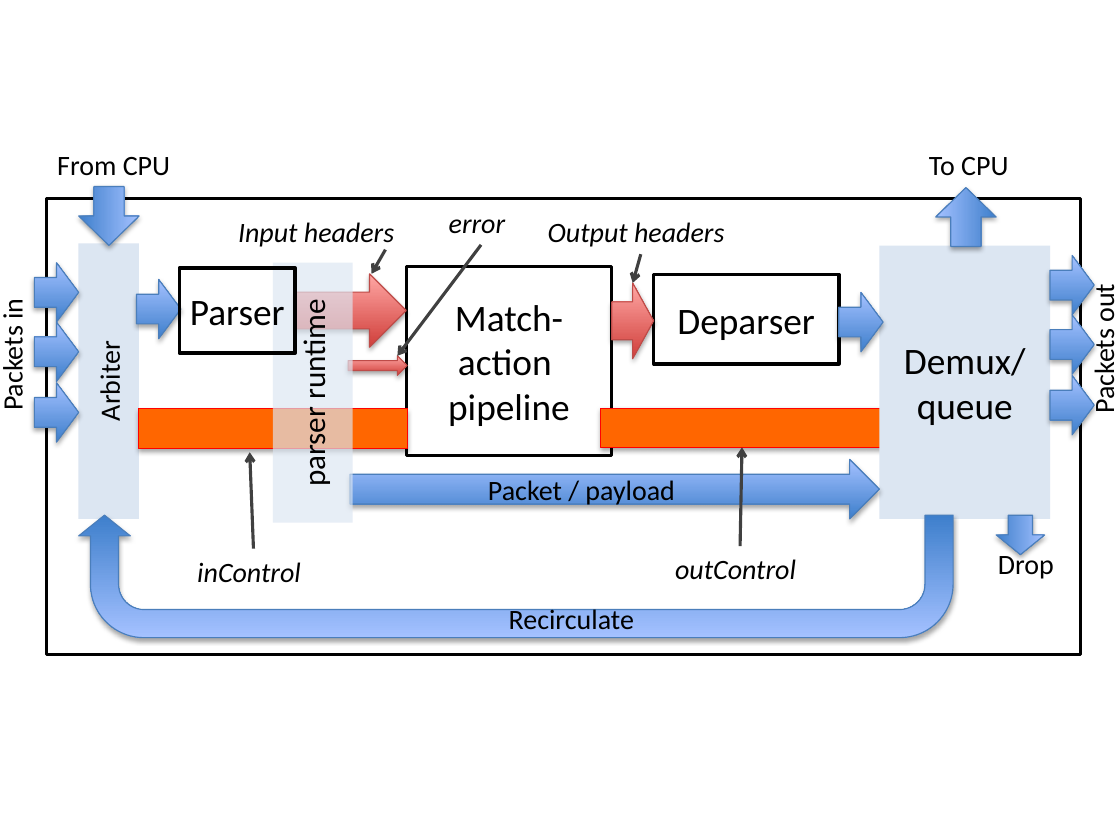
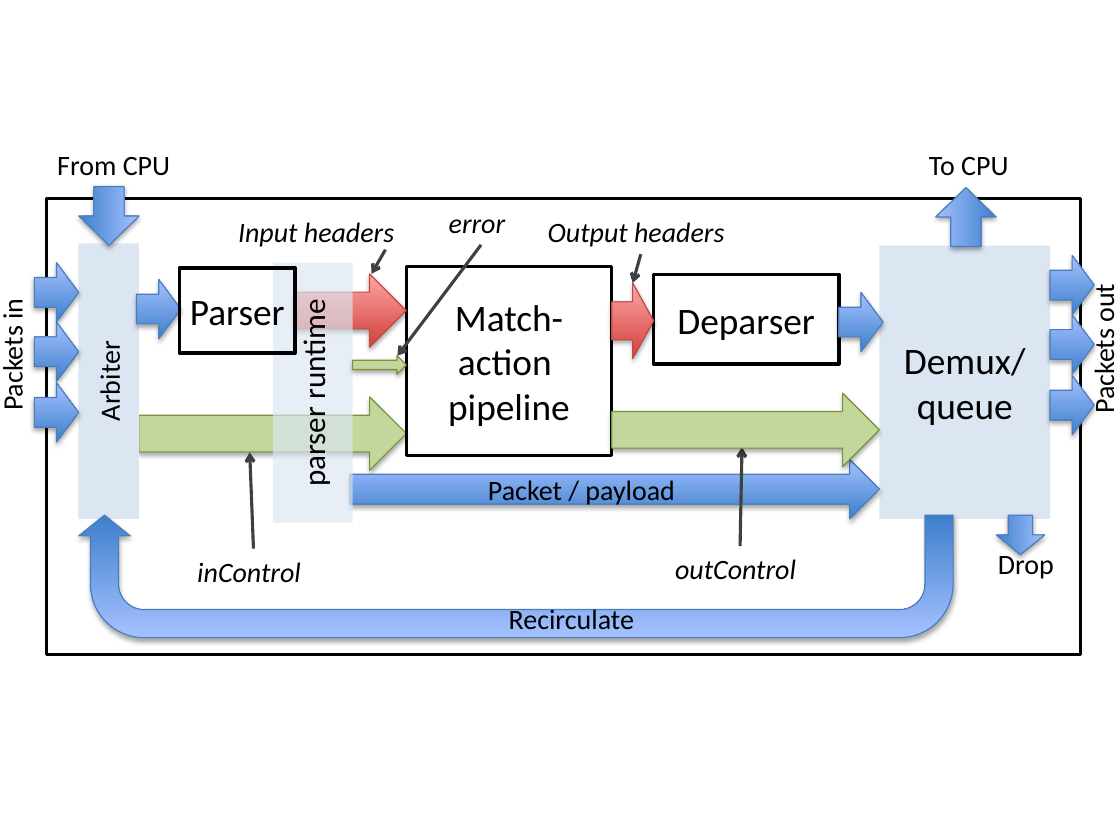
Before and after one commit to p4lang/p4c, a slide deck: slide 7 of docs/P4v1.2-spec.pptx. Drawn at 1120x840 pixels with LibreOffice and Linux fonts; fonts in the diff are those of the drawing. Boxes give left, top, right and bottom in pixels: in the first picture for what was removed or moved away, otherwise in the second. Text is boxed around its words. In the diff, an @@ line names an element or a change of style, - is before the commit and + after.

```diff
--- a/docs/P4v1.2-spec.pptx
+++ b/docs/P4v1.2-spec.pptx
@@ right arrow: place and size @@
-right arrow at (348, 356, 408, 375)
+right arrow at (353, 356, 407, 375)
@@ right arrow at (353, 356, 407, 375): fill gradient #D1403C to #FFA6A5 to #C3D69B; outline #BF4C48 0.75 pt to #77933C 0.75 pt @@
@@ rectangle removed at (139, 409, 408, 449) @@
@@ right arrow added at (139, 396, 407, 470), fill #C3D69B, outline #77933C 0.75 pt @@
@@ rectangle removed at (600, 409, 883, 447) @@
@@ right arrow added at (612, 393, 879, 467), fill #C3D69B, outline #77933C 0.75 pt @@
```
Also in this commit, not shown: 2 other files.
